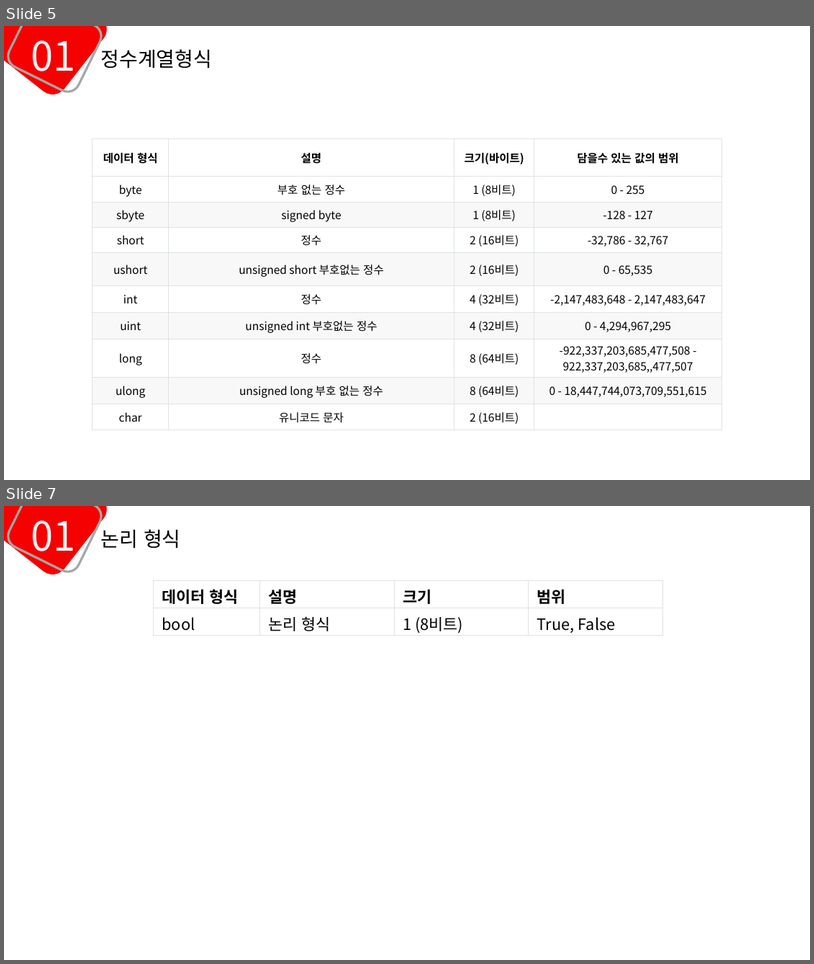
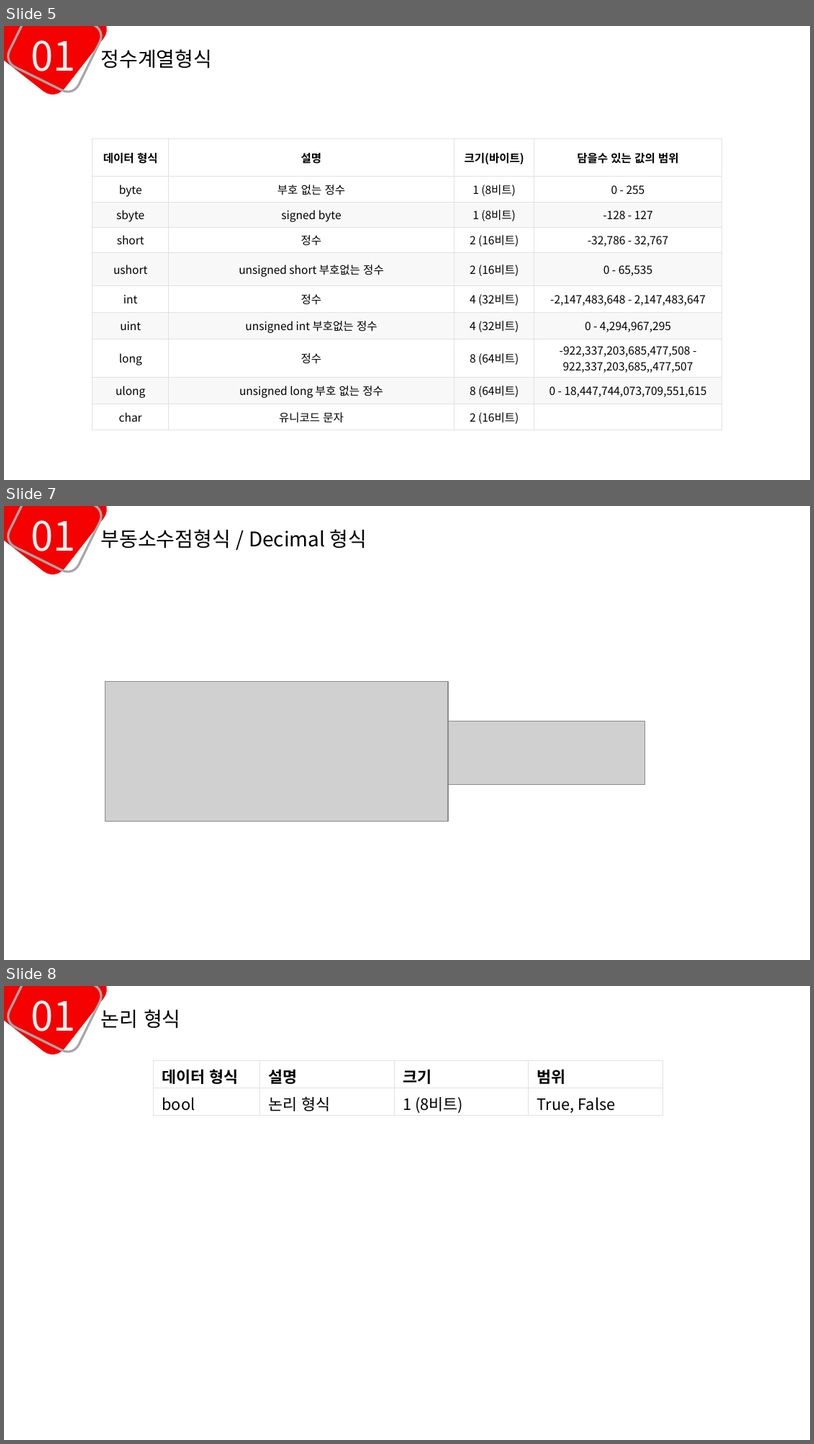
Before and after one commit to mins1119/C-, a slide deck: 1주차.pptx. Shown one above the other, each under a label of ours: slides 5 and 7 before the commit, slides 5, 7 and 8 after it; the slides between them are not shown. The pictures are 814x964 and 814x1444 pixels, drawn with LibreOffice and Linux fonts; fonts in the diff are those of the drawing; grey boxes stand for pictures. Boxes give left, top, right and bottom in pixels: in the first picture for what was removed or moved away, otherwise in the second. Text is boxed around its words. In the diff, an @@ line names an element or a change of style, - is before the commit and + after.

```diff
--- a/1주차.pptx
+++ b/1주차.pptx
@@ slide 7 added at [4,506,810,960], background #FFFFFF @@
@@ rounded rectangle added at [4,506,113,580], fill #F50101 @@
@@ rounded rectangle added at [4,506,106,576], outline #A6A6A6 2 pt @@
@@ text added at [31,520,76,561], 36 pt, text #F2F2F2 @@
+01
@@ text added at [101,529,368,548], 18 pt, text #000000 @@
+부동소수점형식 / Decimal 형식
@@ picture added at [106,681,448,821] @@
@@ picture added at [448,721,645,784] @@
@@ what was slide 7 is now slide 8 @@
```
Also in this commit, not shown: 4 slides changed, 1 slide removed.
